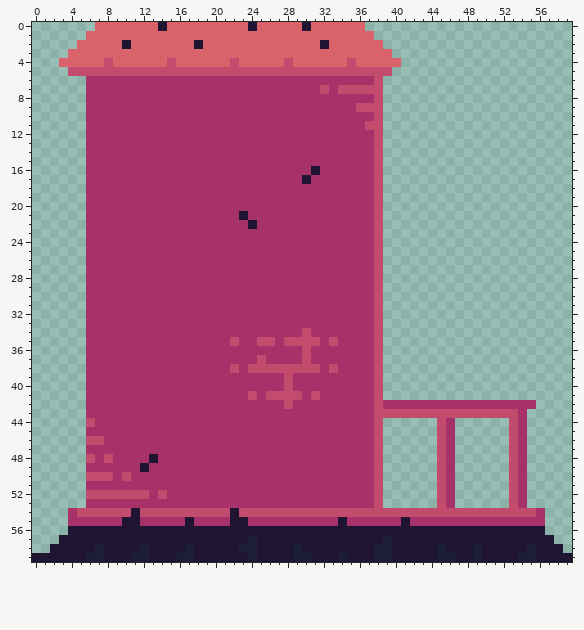
One commit to this pixel-art sprite: images/maison.png. Above is the file before it was changed.
The file is 60x60 pixels.
Now the later version:
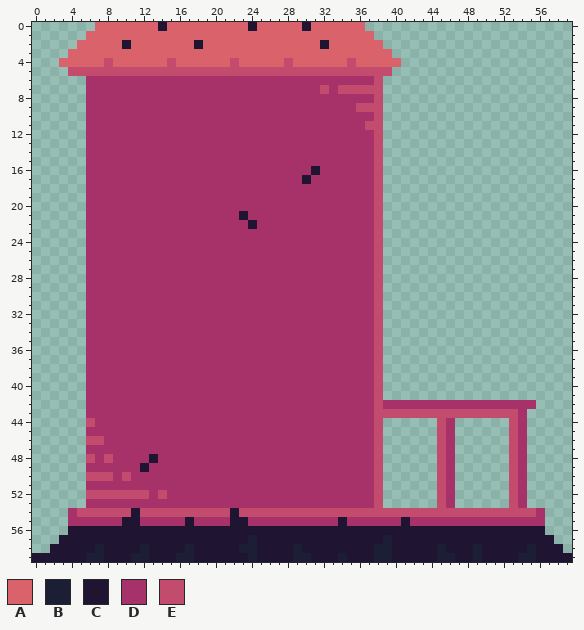
Palette (. is transparent): A #d9626b  B #1b1e34  C #201433  D #a73169  E #c24b6e
Change:
@@ x 20..35 @@
 33 DDDDDDDDDDDDDDDD
-34 DDDDDDDDDDEDDDDD
-35 DDEDDEEDEEEEDEDD
-36 DDDDDDDDDDEDDDDD
-37 DDDDDEDDDDEDDDDD
-38 DDEDEEEEEEEEDEDD
-39 DDDDDDDDEDDDDDDD
-40 DDDDDDDDEDDDDDDD
-41 DDDDEDEEEEDEDDDD
-42 DDDDDDDDEDDDDDDD
+34 DDDDDDDDDDDDDDDD
+35 DDDDDDDDDDDDDDDD
+36 DDDDDDDDDDDDDDDD
+37 DDDDDDDDDDDDDDDD
+38 DDDDDDDDDDDDDDDD
+39 DDDDDDDDDDDDDDDD
+40 DDDDDDDDDDDDDDDD
+41 DDDDDDDDDDDDDDDD
+42 DDDDDDDDDDDDDDDD
 43 DDDDDDDDDDDDDDDD
Boxes around the changes in both pictures, in picture pixels (x1, y1, x2, y2):
changed: (230, 328, 338, 409)
